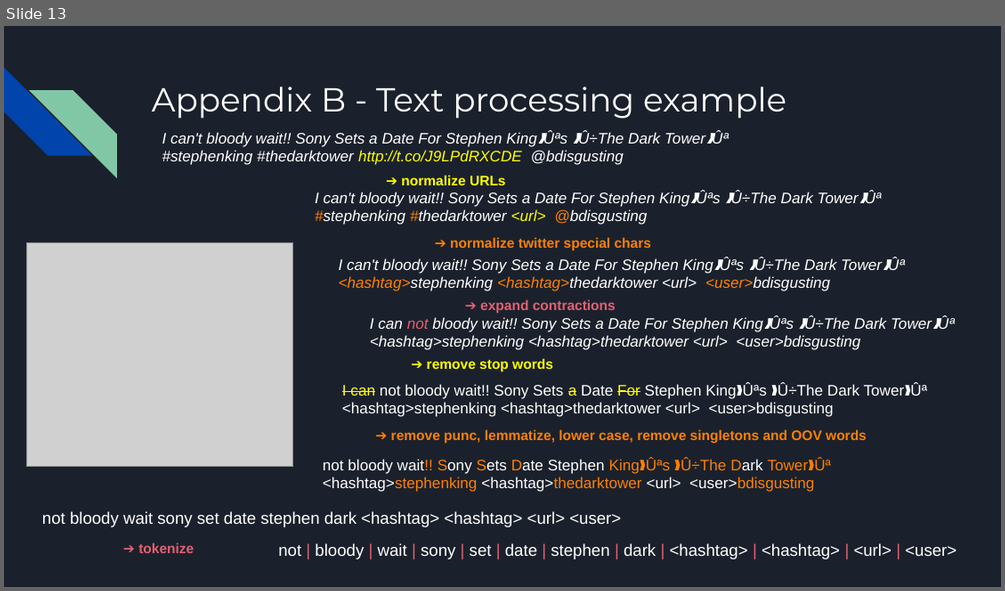
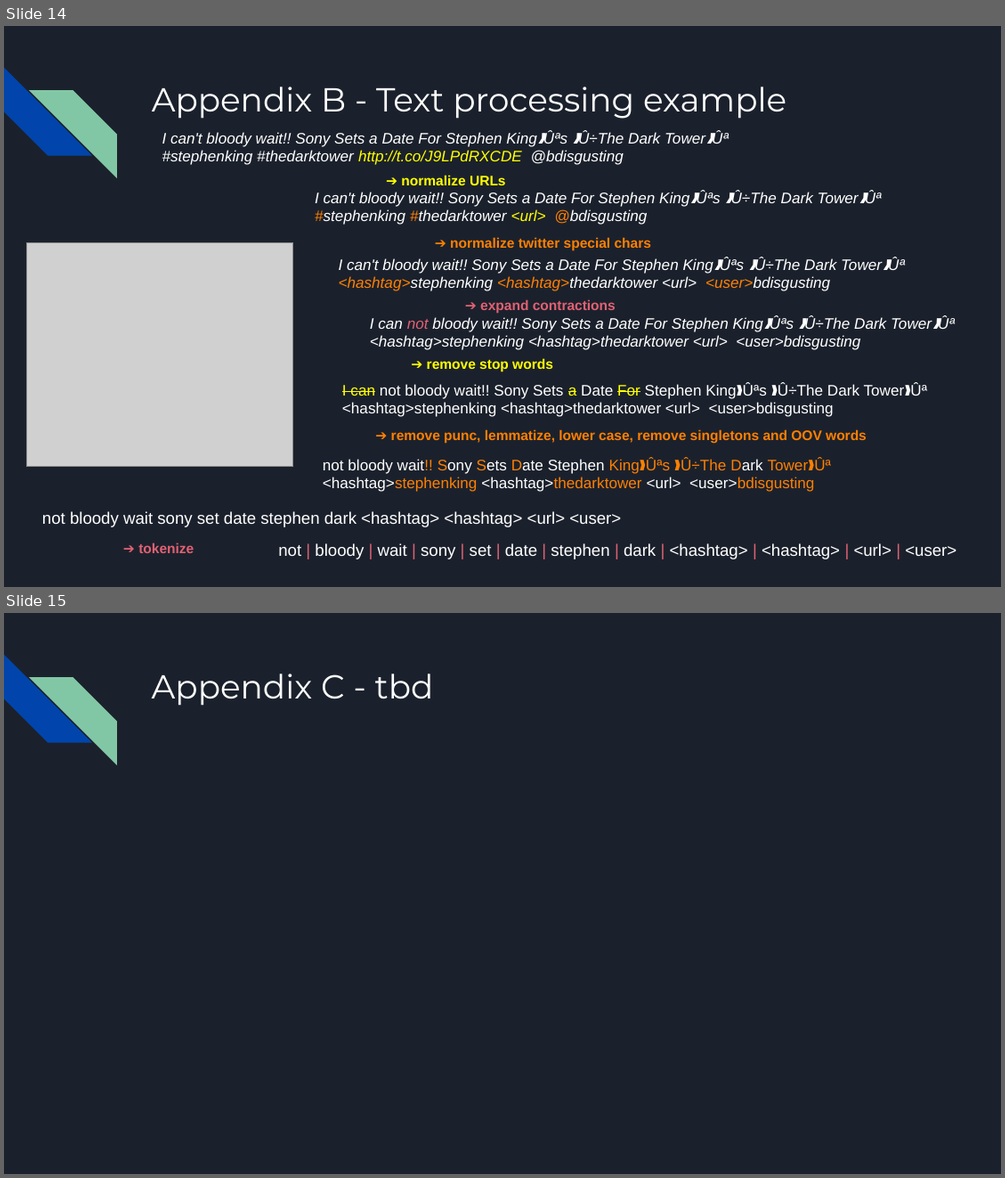
Before and after one commit to MichaelSzczepaniak/WordEmbeddings, a slide deck: word_embeddings_30min.odp. Shown one above the other, each under a label of ours: slide 13 before the commit, slides 14 and 15 after it. The pictures are 1005x591 and 1005x1178 pixels, drawn with LibreOffice and Linux fonts; fonts in the diff are those of the drawing; grey boxes stand for pictures. Boxes give left, top, right and bottom in pixels: in the first picture for what was removed or moved away, otherwise in the second. Text is boxed around its words. In the diff, an @@ line names an element or a change of style, - is before the commit and + after.

```diff
--- a/word_embeddings_30min.odp
+++ b/word_embeddings_30min.odp
@@ slide 15 added at box(4, 613, 1001, 1174), background #1B212C; not listed: 2 template elements that a slide beside it also shows @@
@@ title added at box(152, 674, 434, 706), 24 pt, text #FFFFFF @@
+Appendix C - tbd
@@ what was slide 13 is now slide 14 @@
```
Also in this commit, not shown: 2 slides changed, 3 other slides added, 3 slides removed.
